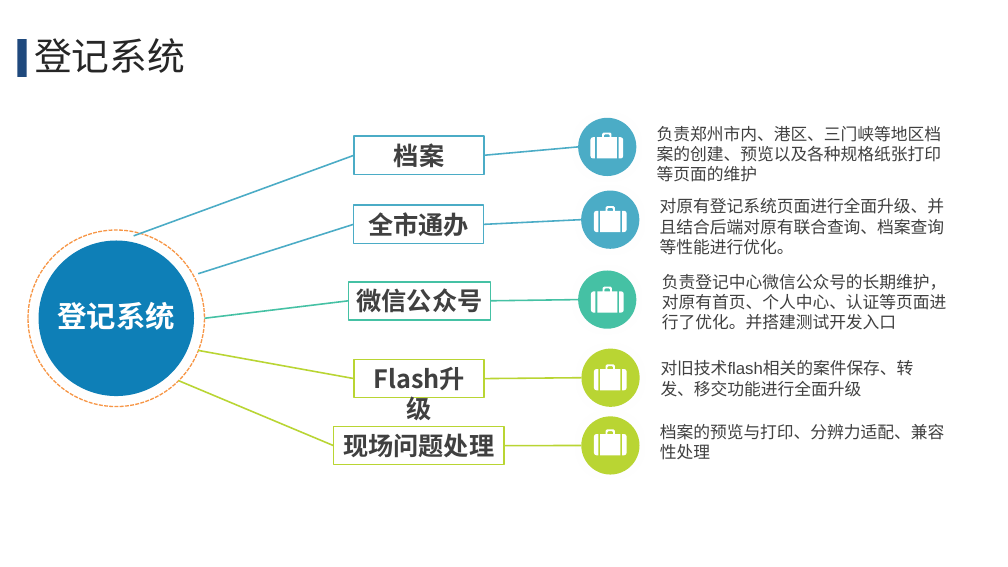
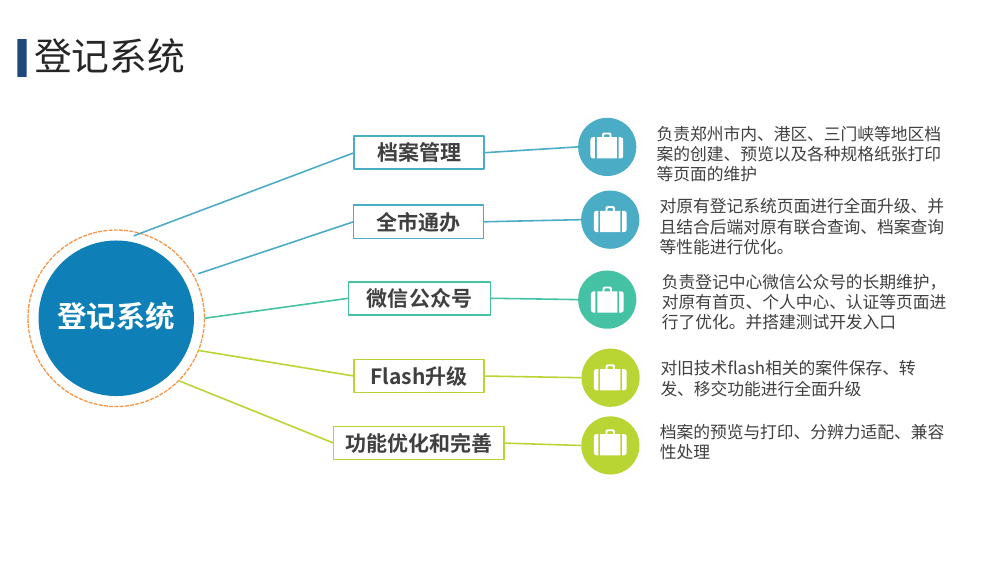
Before and after one commit to wellsmitch/accountpassword, a slide deck: slide 7 of upmoney/宋玉彬2021调薪汇报/调薪申请汇报-宋玉彬.pptx. Drawn at 1008x567 pixels with LibreOffice and Linux fonts; fonts in the diff are those of the drawing. Boxes give left, top, right and bottom in pixels: in the first picture for what was removed or moved away, otherwise in the second. Text is boxed around its words. In the diff, an @@ line names an element or a change of style, - is before the commit and + after.

Commit message:
edit

```diff
--- a/upmoney/宋玉彬2021调薪汇报/调薪申请汇报-宋玉彬.pptx
+++ b/upmoney/宋玉彬2021调薪汇报/调薪申请汇报-宋玉彬.pptx
@@ rectangle "档案管理": place and size @@
-rectangle "档案管理" at (354, 136, 484, 174)
+rectangle "档案管理" at (354, 136, 484, 169)
@@ text in rectangle at (377, 140, 461, 166): text changed; size 24 to 20 pt; font Arial to Noto Sans CJK SC @@
-档案
+档案管理
@@ rectangle "全市通办" at (354, 206, 484, 239): size 24 to 20 pt, font Arial to Noto Sans CJK SC @@
@@ rectangle "全市通办": place and size @@
-rectangle "全市通办" at (354, 206, 484, 243)
+rectangle "全市通办" at (354, 206, 484, 239)
@@ line moved from (354, 224) - (198, 274) to (354, 221) - (198, 274) @@
@@ 5 lines: place and size @@
-5 lines at (178, 220, 582, 446)
+5 lines at (178, 220, 582, 445)
@@ rectangle "微信公众号": place and size @@
-rectangle "微信公众号" at (348, 282, 490, 320)
+rectangle "微信公众号" at (348, 282, 490, 315)
@@ rectangle "微信公众号" at (348, 282, 490, 315): size 24 to 20 pt, font Arial to Noto Sans CJK SC @@
@@ text "对旧技术flash相关的案件保存、转发、移交功能进行全面升级" at (661, 360, 916, 397): font Arial to Noto Sans CJK SC @@
@@ rectangle "Flash升级": place and size @@
-rectangle "Flash升级" at (354, 360, 484, 397)
+rectangle "Flash升级" at (354, 360, 484, 393)
@@ rectangle "Flash升级" at (354, 360, 484, 393): size 24 to 20 pt @@
@@ rectangle "功能优化和完善": place and size @@
-rectangle "功能优化和完善" at (333, 426, 504, 464)
+rectangle "功能优化和完善" at (333, 426, 504, 459)
@@ text in rectangle at (345, 433, 492, 453): text changed; size 24 to 20 pt; font Arial to Noto Sans CJK SC @@
-现场问题处理
+功能优化和完善
```
Also in this commit, not shown: 12 other slides changed.
